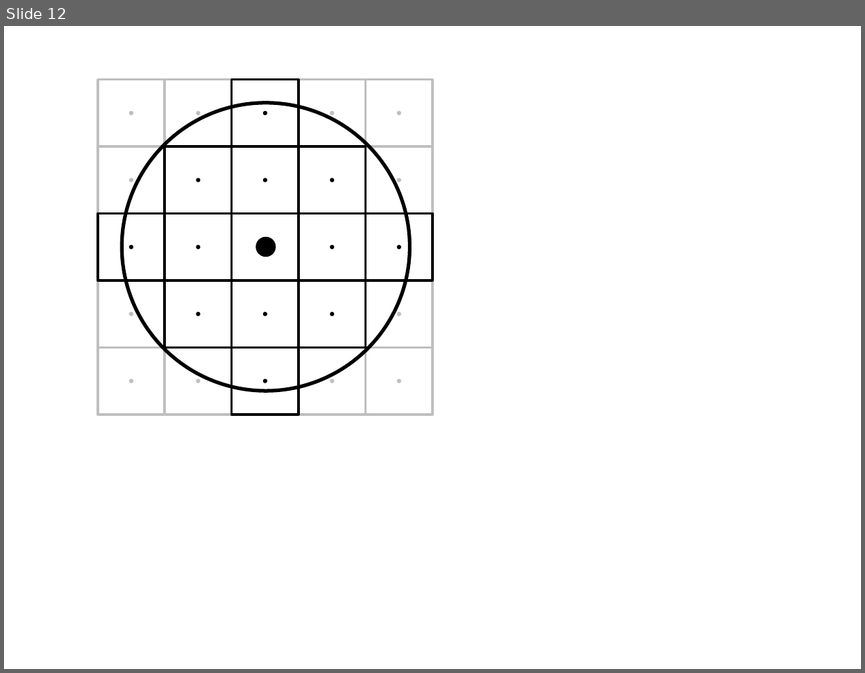
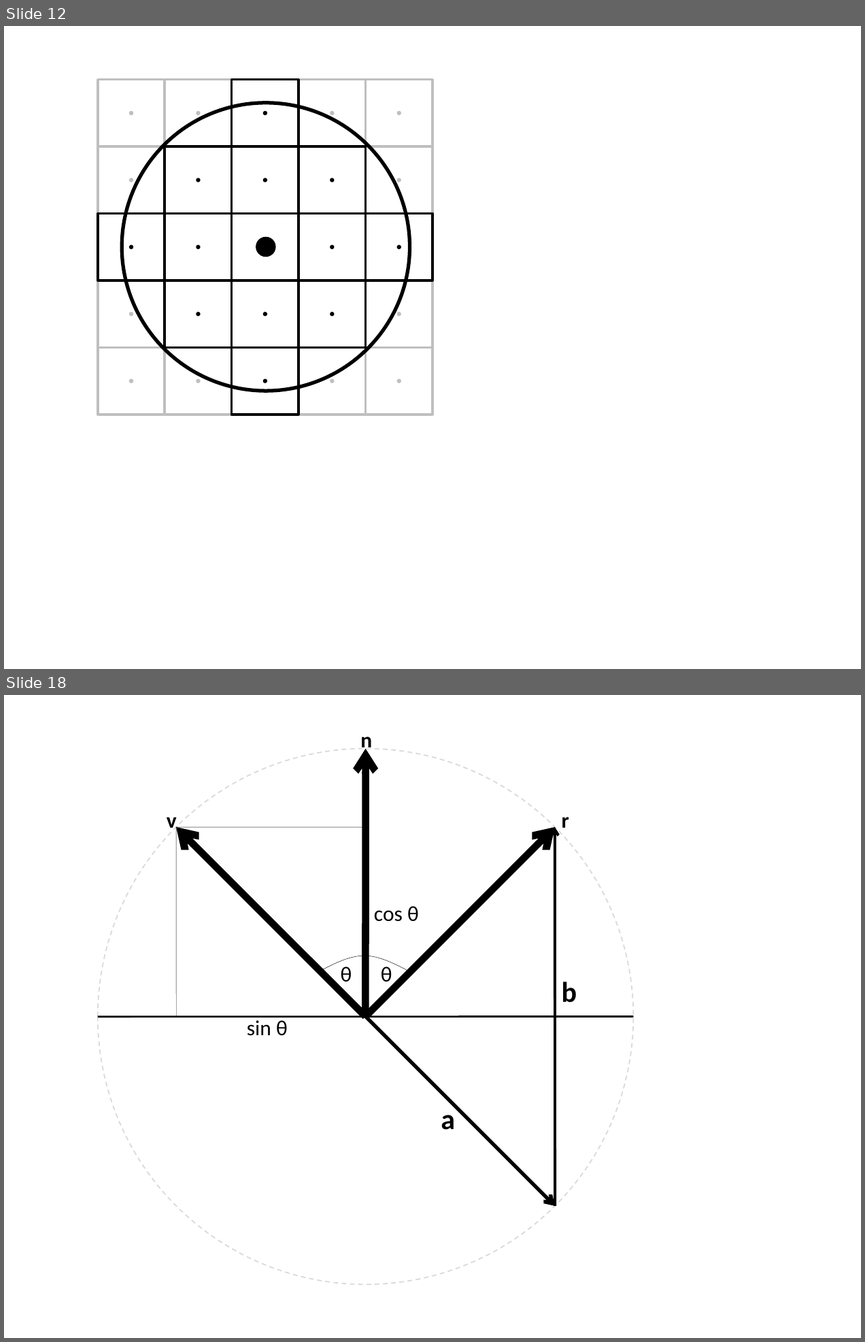
Before and after one commit to pflaumental/fluid-particles, a slide deck: thesis/drawings.pptx. Shown one above the other, each under a label of ours: slide 12 before the commit, slides 12 and 18 after it; the slides between them are not shown. The pictures are 865x673 and 865x1342 pixels, drawn with LibreOffice and Linux fonts; fonts in the diff are those of the drawing. Boxes give left, top, right and bottom in pixels: in the first picture for what was removed or moved away, otherwise in the second. Text is boxed around its words. In the diff, an @@ line names an element or a change of style, - is before the commit and + after.

```diff
--- a/thesis/drawings.pptx
+++ b/thesis/drawings.pptx
@@ slide 18 added at (4, 695, 861, 1338), background #FFFFFF @@
@@ ellipse added at (97, 748, 633, 1284), outline #D9D9D9 1 pt dashed @@
@@ text added at (360, 736, 372, 752), 18 pt, text #000000, bold @@
+n
@@ arrow added from (366, 1016) to (366, 749), #000000 6 pt @@
@@ text added at (167, 817, 177, 832), 18 pt, text #000000, bold @@
+v
@@ text added at (562, 817, 569, 828), 18 pt, text #000000, bold @@
+r
@@ arrow added from (366, 1016) to (176, 827), #000000 6 pt @@
@@ line added from (176, 827) to (364, 827), #000000 0.25 pt @@
@@ line added from (176, 1015) to (176, 827), #000000 0.25 pt @@
@@ arrow added from (366, 1016) to (555, 827), #000000 6 pt @@
@@ arrow added from (555, 1206) to (555, 827), #000000 2.25 pt @@
@@ text added at (374, 906, 419, 921), 18 pt, text #000000 @@
+cos θ
@@ freeform shape added at (320, 955, 407, 970), outline #000000 0.25 pt @@
@@ text added at (341, 966, 352, 987), 18 pt, text #000000 @@
+θ
@@ text added at (381, 966, 392, 987), 18 pt, text #000000 @@
+θ
@@ text added at (562, 981, 577, 1002), 24 pt, text #000000, bold @@
+b
@@ line added from (97, 1016) to (633, 1016), #000000 1.5 pt @@
@@ text added at (247, 1017, 288, 1036), 18 pt, text #000000 @@
+sin θ
@@ arrow added from (366, 1016) to (555, 1206), #000000 3 pt @@
@@ text added at (441, 1106, 455, 1130), 24 pt, text #000000, bold @@
+a
```
Also in this commit, not shown: 6 other slides added, 1 other file.
